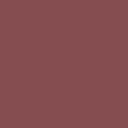
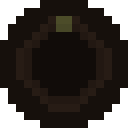
Comparing the layer stacks of the two w=128, h=128 images. Changes:
added layer "Layer 2" above "Background" over [0, 0, 128, 128]
hid "Background" over [0, 0, 128, 128]
